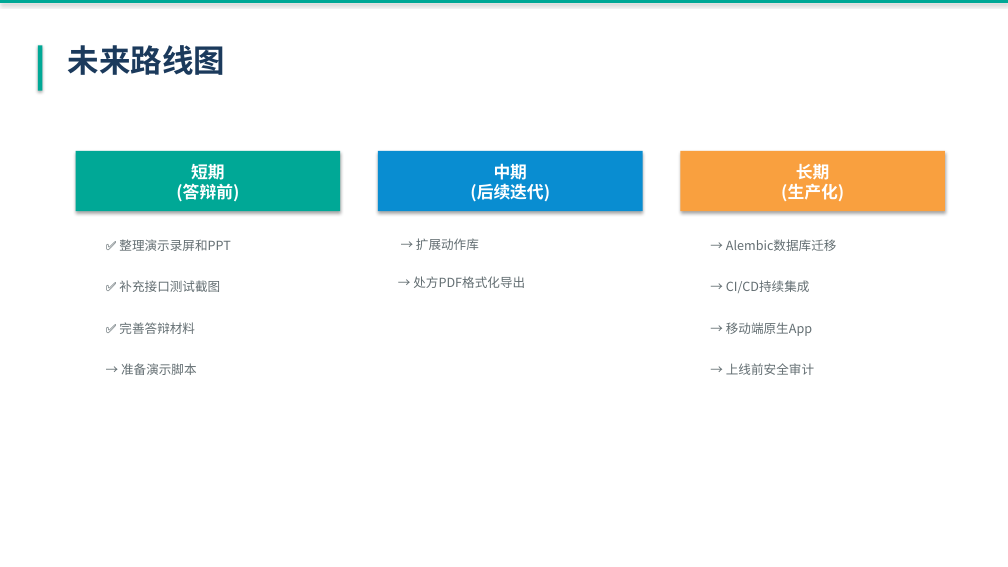
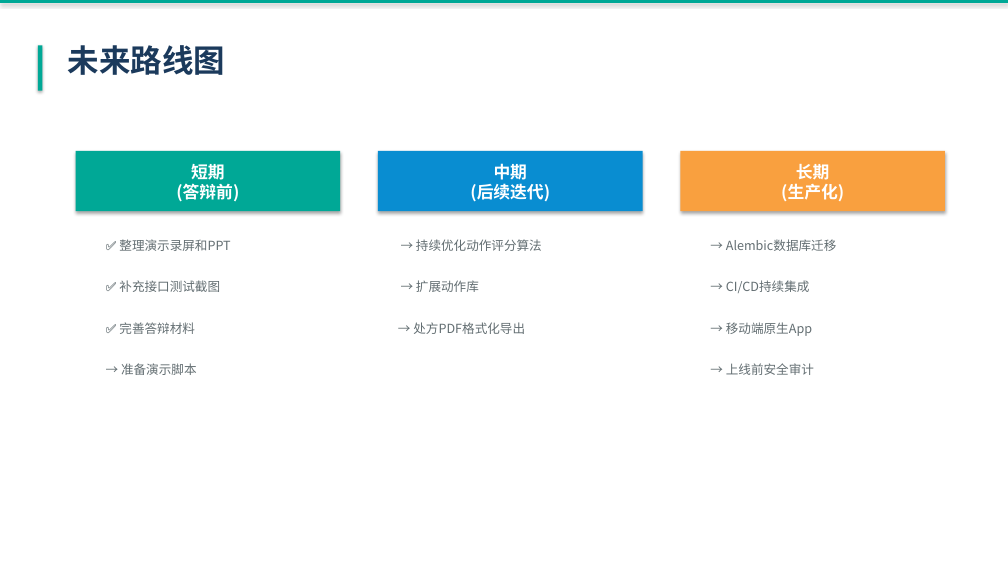
Before and after one commit to beadeepr/Kangjian-Atlas-LLM-Powered-Personalized-Exercise-Rehabilitation-Prescription-System, a slide deck: slide 21 of 康健图谱_演示PPT.pptx. Drawn at 1008x567 pixels with LibreOffice and Linux fonts; fonts in the diff are those of the drawing. Boxes give left, top, right and bottom in pixels: in the first picture for what was removed or moved away, otherwise in the second. Text is boxed around its words. In the diff, an @@ line names an element or a change of style, - is before the commit and + after.

```diff
--- a/康健图谱_演示PPT.pptx
+++ b/康健图谱_演示PPT.pptx
@@ text added at (416,239,542,251), 12 pt, text #636E72 @@
+→ 持续优化动作评分算法
@@ text "→ 扩展动作库": place and size @@
-text "→ 扩展动作库" at (416,238,479,250)
+text "→ 扩展动作库" at (416,280,479,292)
@@ text "→ 处方PDF格式化导出": place and size @@
-text "→ 处方PDF格式化导出" at (413,276,525,288)
+text "→ 处方PDF格式化导出" at (413,322,525,334)
```
Also in this commit, not shown: 1 other slide changed.
